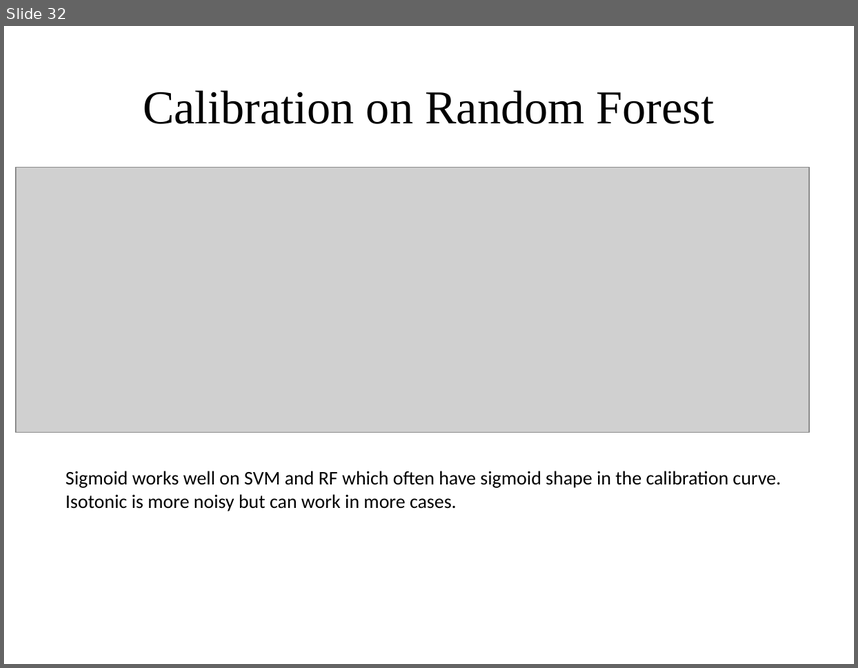
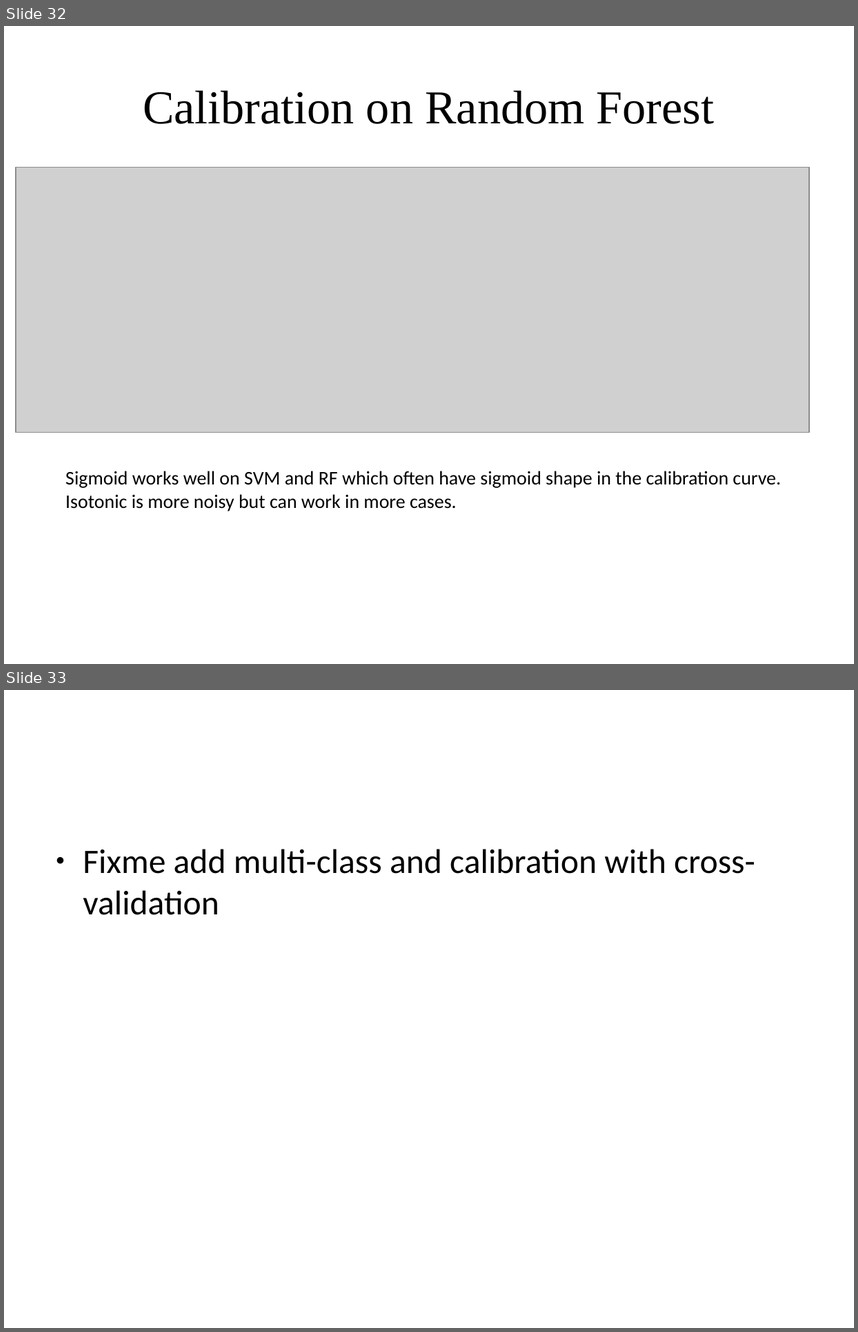
Before and after one commit to amueller/applied_ml_spring_2017, a slide deck: slides/aml-11-022217.odp. Shown one above the other, each under a label of ours: slide 32 before the commit, slides 32 and 33 after it. The pictures are 858x668 and 858x1332 pixels, drawn with LibreOffice and Linux fonts; fonts in the diff are those of the drawing; grey boxes stand for pictures. Boxes give left, top, right and bottom in pixels: in the first picture for what was removed or moved away, otherwise in the second. Text is boxed around its words. In the diff, an @@ line names an element or a change of style, - is before the commit and + after.

```diff
--- a/slides/aml-11-022217.odp
+++ b/slides/aml-11-022217.odp
@@ slide 33 added at (x1=4, y1=690, x2=854, y2=1328), background #FFFFFF @@
@@ text added at (x1=83, y1=849, x2=755, y2=915), 32 pt, text #000000 @@
+● Fixme add multi-class and calibration with cross-validation
```
Also in this commit, not shown: 2 slides changed.
